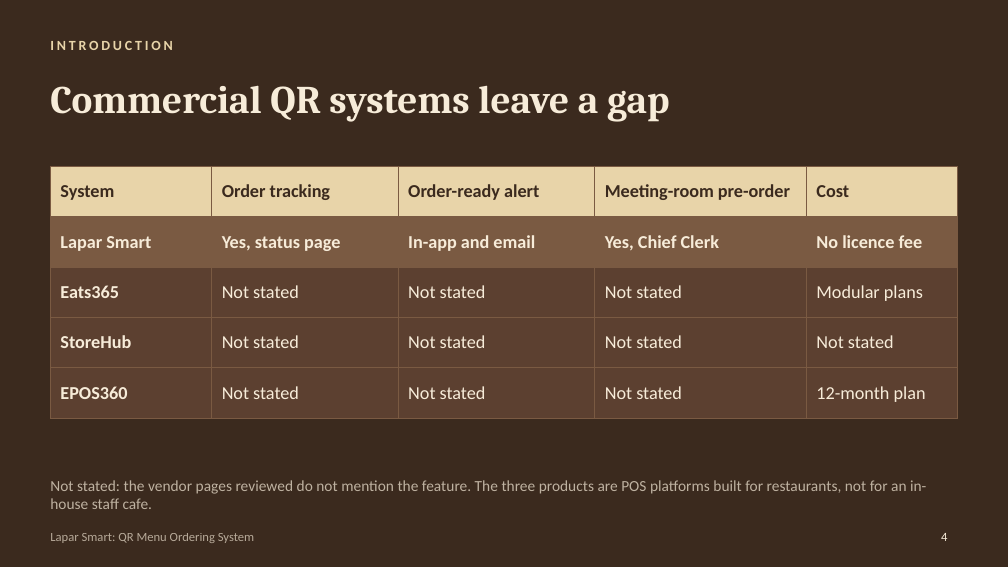
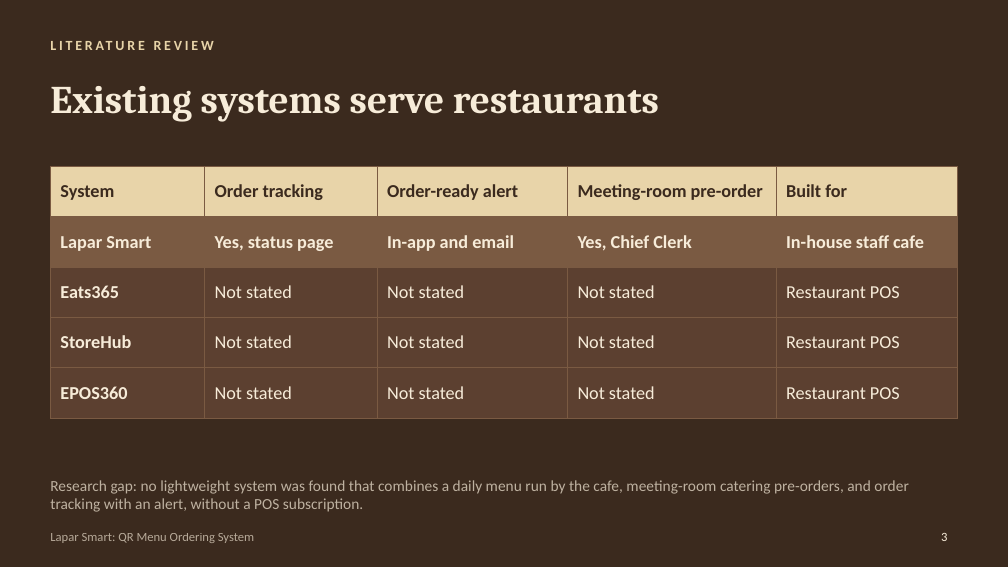
Before and after one commit to ras22hid/lapar-smart, a slide deck: slide 3 of app/static/presentation/LaparSmart_Presentation.pptx (slide 4 before the commit). Drawn at 1008x567 pixels with LibreOffice and Linux fonts; fonts in the diff are those of the drawing. Boxes give left, top, right and bottom in pixels: in the first picture for what was removed or moved away, otherwise in the second. Text is boxed around its words. In the diff, an @@ line names an element or a change of style, - is before the commit and + after.

```diff
--- a/app/static/presentation/LaparSmart_Presentation.pptx
+++ b/app/static/presentation/LaparSmart_Presentation.pptx
@@ text at (50,41,172,50): text changed @@
-INTRODUCTION
+LITERATURE REVIEW
@@ title at (50,86,659,122): text changed @@
-Commercial QR systems leave a gap
+Existing systems serve restaurants
@@ table at (50,166,958,403) @@
-row 1, column 5: Cost
+row 1, column 5: Built for
-row 2, column 5: No licence fee
+row 2, column 5: In-house staff cafe
-row 3, column 5: Modular plans
+row 3, column 5: Restaurant POS
-row 4, column 5: Not stated
+row 4, column 5: Restaurant POS
-row 5, column 5: 12-month plan
+row 5, column 5: Restaurant POS
@@ text at (50,480,908,512): text changed @@
-Not stated: the vendor pages reviewed do not mention the feature. The three products are POS platforms built for restaurants, not for an in-house staff cafe.
+Research gap: no lightweight system was found that combines a daily menu run by the cafe, meeting-room catering pre-orders, and order tracking with an alert, without a POS subscription.
@@ page number at (941,533,947,541): text changed @@
-4
+3
```
Also in this commit, not shown: 11 other slides changed, 8 slides added, 5 slides removed, 4 other files.
